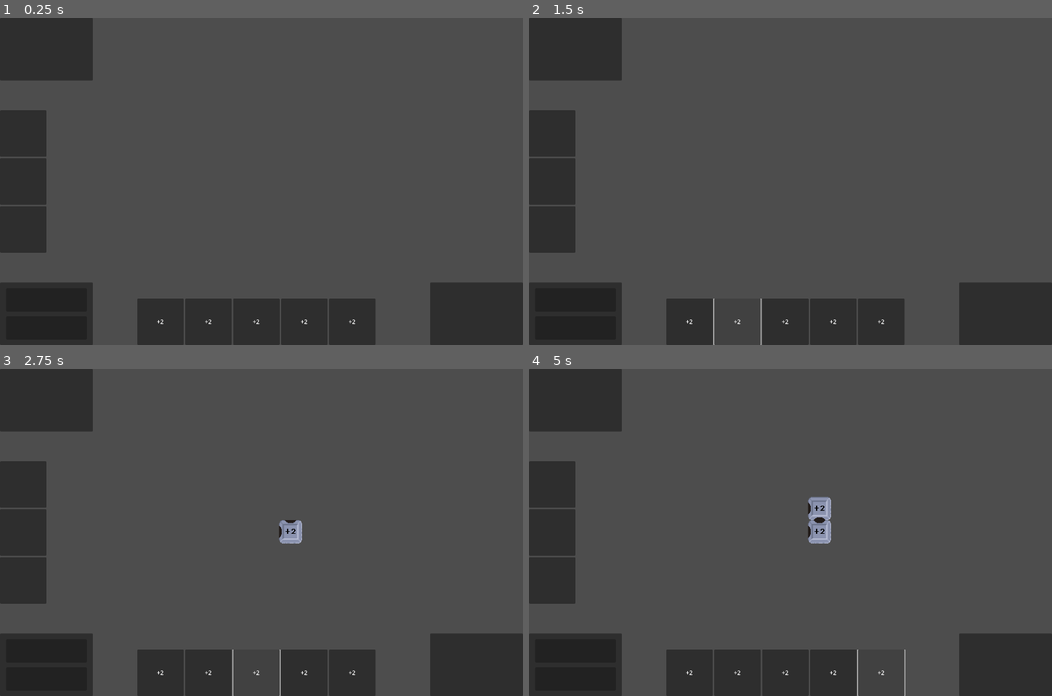
Above: before the commit, frames 1-4 (two rows, left to right).
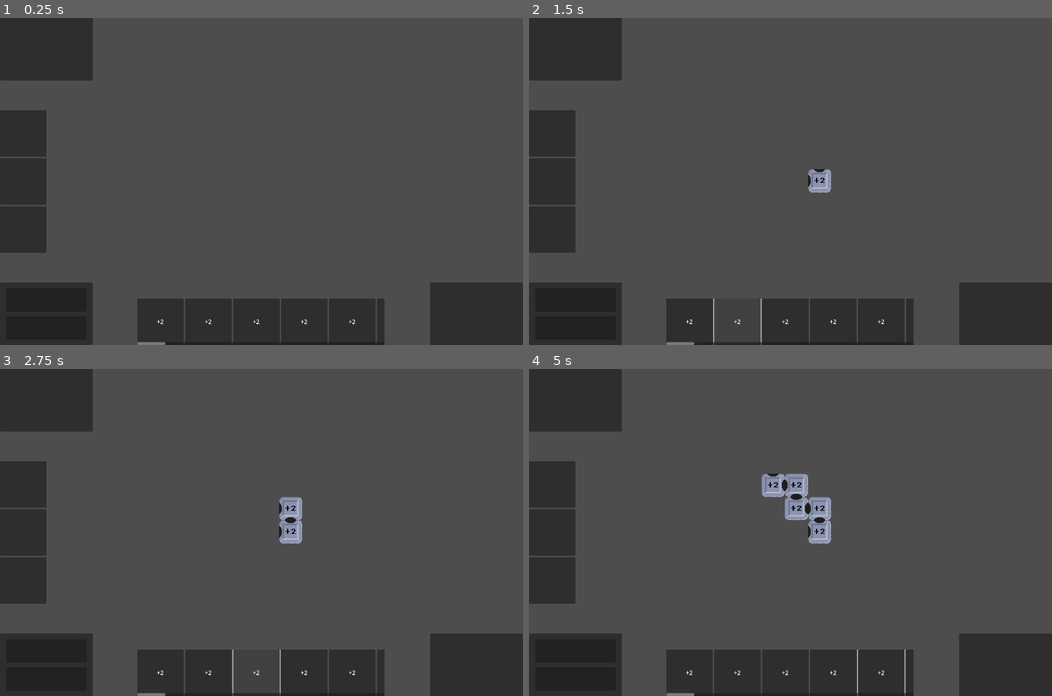
Above: after the commit, the same moments.

Repository: lemon4sour/alonzotech
Game: Godot game, scene res://src/game/build_area.tscn
Same seed, same stepped clock (60 frames per second), same inputs: the game is played once before the commit and once after it.
Inputs:
- Up to frame 1 (0.25 s): no input
- Up to frame 2 (1.5 s): click "+2" at 0.5 s; click "+2" at 1.25 s
- Up to frame 3 (2.75 s): click "+2" at 2 s
- Up to frame 4 (5 s): click "+2" at 2.75 s; click "+2" at 3.5 s; click "+2" at 4.25 s

The runs differ from the first frame. In frame 1, 0.3% of the frame differs, in the area x 26-74%, y 85-100%; in frame 2, 0.6%; in frame 3, 0.6%; in frame 4, 1.2%, in the area x 26-74%, y 32-100%.

Commit message:
Hurmaaaaaa

Diff:
--- a/src/game/placer.gd
+++ b/src/game/placer.gd
@@ -6,6 +6,8 @@
 @export var active: bool = true
 
 var MachineQueue : Array[Machine] = []
+var map: Dictionary = {}
+var startable: bool = true
 
 enum Direction {
 	Up,
@@ -24,7 +26,7 @@
 var xy := 0.0
 func _physics_process(delta: float) -> void:
 	xy += delta
-	if xy > 2.0:
+	if xy > 1.0:
 		xy = 0.0
 		_on_canvas_layer_button_press(randi() % 5)
 
@@ -39,13 +41,17 @@
 		Direction.Right:
 			place_index.x += 32
 		_:
-			print("huh?")
+			printerr("huh?")
 
 func _on_canvas_layer_button_press(index: int) -> void:
+	if !startable:
+		return
+
 	var machinescene = InventorySingleton.machines.pop_front()
 	machinescene.dir = direction
 	add_child(machinescene)
 	machinescene.position = place_index
+	map.get_or_add(place_index)
 
 	match (machinescene.axis):
 		Machine.Axis.Left:
@@ -71,3 +77,4 @@
 
 	MachineQueue.push_back(machinescene)
 	move()
+	startable = !map.has(place_index)
--- a/src/inventory_singleton.gd
+++ b/src/inventory_singleton.gd
@@ -4,5 +4,5 @@
 
 func reset():
 	machines.clear()
-	for i in 5:
+	for i in 50:
 		machines.push_back(Machine.rng_tier1())
